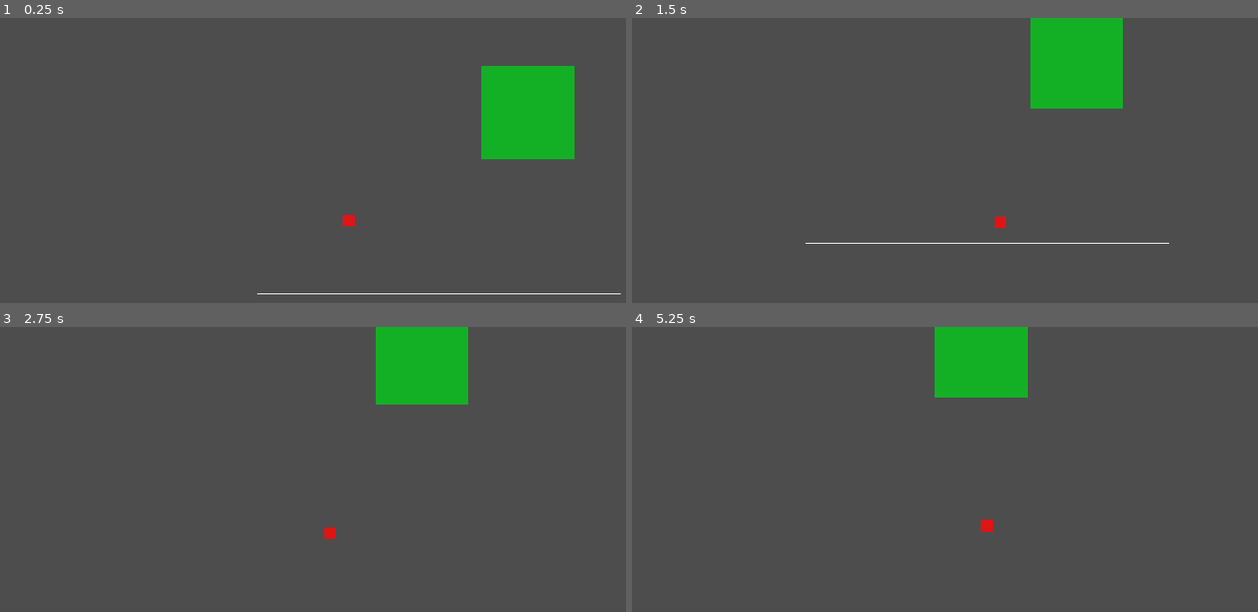
Above: before the commit, frames 1-4 (two rows, left to right).
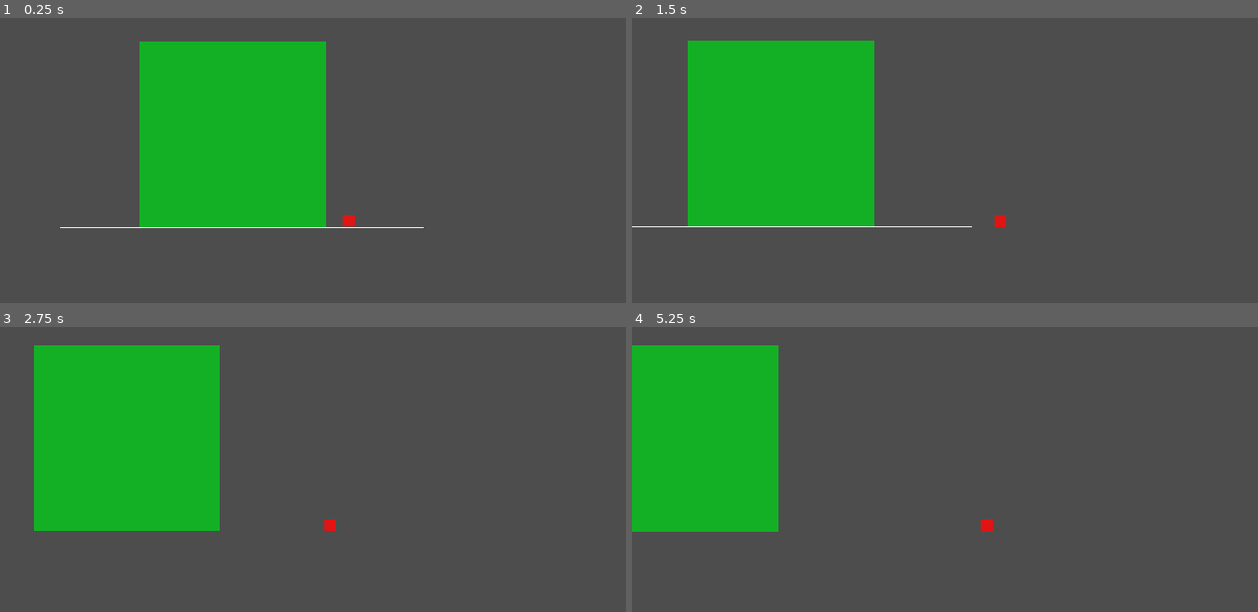
Above: after the commit, the same moments.

Repository: HampusHauffman/gamejam2024
Game: Godot game, scene res://scene/main.tscn
The game is run twice, just before and just after one commit, with the same random seed, the same clock (stepped at 60 frames per second) and the same inputs.
Inputs (mouse positions are in pixels of both pictures, inside the frame that each line leads up to):
- Up to frame 1 (0.25 s): no input
- Up to frame 2 (1.5 s): tap Enter (ui_accept) at 0.5, 0.77, 1.07 s; move the mouse to (1132, 194) at 0.52 s; hold E (zoom_in, bound only after the commit) 0.53-1.28 s; hold Right (ui_right) from 0.53 s (still down); click (1132, 194) at 0.67 s; tap Q (zoom_out, bound only after the commit) at 0.8, 1.35 s; move the mouse to (838, 234) at 1.27 s
- Up to frame 3 (2.75 s): tap Enter (ui_accept) at 1.52, 1.55, 1.82, 2.1 s; move the mouse to (419, 438) at 2.02 s; release Right (ui_right) at 2.03 s; hold Left (ui_left) from 2.03 s (still down); hold E (zoom_in, bound only after the commit) from 2.03 s (still down)
- Up to frame 4 (5.25 s): move the mouse to (945, 600) at 2.77 s; release Left (ui_left) at 2.78 s; release E (zoom_in, bound only after the commit) at 2.78 s; hold Right (ui_right) 2.78-4.28 s; tap E (zoom_in, bound only after the commit) at 2.85, 4.55 s; click (945, 600) at 2.92 s; tap Enter (ui_accept) at 3.02, 3.32, 3.77, 3.8, 4.07, 4.52, 4.82 s; tap Q (zoom_out, bound only after the commit) at 3.05 s; move the mouse to (1189, 580) at 3.52 s; hold Q (zoom_out, bound only after the commit) 3.53-4.28 s; move the mouse to (769, 463) at 4.27 s; hold Left (ui_left) 4.28-5.03 s; tap F at 4.35 s; move the mouse to (1013, 523) at 5.02 s; hold Right (ui_right) from 5.03 s (still down); hold E (zoom_in, bound only after the commit) from 5.03 s (still down); click (1013, 523) at 5.17 s

The runs differ from the first frame. In frame 1, 25% of the frame differs, in the area x 9-100%, y 8-97%; in frame 2, 24%; in frame 3, 23%; in frame 4, 19%.

Commit message:
update movement

Diff:
--- a/project.godot
+++ b/project.godot
@@ -30,3 +30,36 @@
 window/size/viewport_width=1920
 window/size/viewport_height=1080
 window/stretch/mode="canvas_items"
+
+[editor_plugins]
+
+enabled=PackedStringArray("res://addons/godot-vim/plugin.cfg")
+
+[input]
+
+left={
+"deadzone": 0.5,
+"events": [Object(InputEventKey,"resource_local_to_scene":false,"resource_name":"","device":-1,"window_id":0,"alt_pressed":false,"shift_pressed":false,"ctrl_pressed":false,"meta_pressed":false,"pressed":false,"keycode":0,"physical_keycode":65,"key_label":0,"unicode":97,"location":0,"echo":false,"script":null)
+]
+}
+right={
+"deadzone": 0.5,
+"events": [Object(InputEventKey,"resource_local_to_scene":false,"resource_name":"","device":-1,"window_id":0,"alt_pressed":false,"shift_pressed":false,"ctrl_pressed":false,"meta_pressed":false,"pressed":false,"keycode":0,"physical_keycode":68,"key_label":0,"unicode":100,"location":0,"echo":false,"script":null)
+]
+}
+jump={
+"deadzone": 0.5,
+"events": [Object(InputEventKey,"resource_local_to_scene":false,"resource_name":"","device":-1,"window_id":0,"alt_pressed":false,"shift_pressed":false,"ctrl_pressed":false,"meta_pressed":false,"pressed":false,"keycode":0,"physical_keycode":87,"key_label":0,"unicode":119,"location":0,"echo":false,"script":null)
+, Object(InputEventKey,"resource_local_to_scene":false,"resource_name":"","device":-1,"window_id":0,"alt_pressed":false,"shift_pressed":false,"ctrl_pressed":false,"meta_pressed":false,"pressed":false,"keycode":0,"physical_keycode":32,"key_label":0,"unicode":32,"location":0,"echo":false,"script":null)
+]
+}
+zoom_out={
+"deadzone": 0.5,
+"events": [Object(InputEventKey,"resource_local_to_scene":false,"resource_name":"","device":-1,"window_id":0,"alt_pressed":false,"shift_pressed":false,"ctrl_pressed":false,"meta_pressed":false,"pressed":false,"keycode":0,"physical_keycode":81,"key_label":0,"unicode":113,"location":0,"echo":false,"script":null)
+]
+}
+zoom_in={
+"deadzone": 0.5,
+"events": [Object(InputEventKey,"resource_local_to_scene":false,"resource_name":"","device":-1,"window_id":0,"alt_pressed":false,"shift_pressed":false,"ctrl_pressed":false,"meta_pressed":false,"pressed":false,"keycode":0,"physical_keycode":69,"key_label":0,"unicode":101,"location":0,"echo":false,"script":null)
+]
+}
--- a/scene/big_player.tscn
+++ b/scene/big_player.tscn
@@ -10,9 +10,11 @@
 metadata/_edit_group_ = true
 
 [node name="Sprite2D" type="Sprite2D" parent="." index="0"]
+scale = Vector2(2, 2)
 texture = ExtResource("2_kcdo1")
 
 [node name="CollisionShape2D" type="CollisionShape2D" parent="." index="1"]
+scale = Vector2(2, 2)
 shape = SubResource("RectangleShape2D_28pq6")
 
 [node name="PlayerNumber" parent="." index="2"]
--- a/scene/main.tscn
+++ b/scene/main.tscn
@@ -11,12 +11,15 @@
 [node name="Node2D" type="Node2D"]
 
 [node name="GameManager" type="Node" parent="."]
+unique_name_in_owner = true
 script = ExtResource("1_mcltt")
 
-[node name="BasePlayer" parent="." instance=ExtResource("2_d2l3j")]
-position = Vector2(245, -498)
+[node name="big_player" parent="." instance=ExtResource("2_d2l3j")]
+position = Vector2(-25, 26)
 
 [node name="StaticBody2D" type="StaticBody2D" parent="."]
+position = Vector2(0, 288)
+metadata/_edit_group_ = true
 
 [node name="CollisionShape2D" type="CollisionShape2D" parent="StaticBody2D"]
 shape = SubResource("WorldBoundaryShape2D_jql5x")
@@ -26,7 +29,8 @@
 texture = SubResource("CanvasTexture_u4e3h")
 
 [node name="small_player_1" parent="." instance=ExtResource("1_ksvjd")]
-position = Vector2(-249, -229)
+position = Vector2(294, 241)
+metadata/_edit_group_ = true
 
 [node name="Camera2D" type="Camera2D" parent="small_player_1"]
 process_callback = 0
--- /dev/null
+++ b/scene/shape.tscn
@@ -0,0 +1,5 @@
+[gd_scene format=3 uid="uid://cuee5ilscb7g0"]
+
+[node name="Shape" type="RigidBody2D"]
+
+[node name="CollisionShape2D" type="CollisionShape2D" parent="."]
--- a/script/base_player.gd
+++ b/script/base_player.gd
@@ -8,25 +8,24 @@
 
 
 func _physics_process(delta: float) -> void:
-    if player_number == current_player_number:
-        move(delta)
+	if player_number == current_player_number:
+		handle_input(delta)
+
+	# Add the gravity.
+	if not is_on_floor():
+		velocity += get_gravity() * delta
+	move_and_slide()
 
 
-func move(delta: float) -> void:
-    # Add the gravity.
-    if not is_on_floor():
-        velocity += get_gravity() * delta
+func handle_input(delta: float) -> void:
+	# Handle jump.
+	if Input.is_action_just_pressed("ui_accept") and is_on_floor():
+		velocity.y = JUMP_VELOCITY
 
-    # Handle jump.
-    if Input.is_action_just_pressed("ui_accept") and is_on_floor():
-        velocity.y = JUMP_VELOCITY
-
-    # Get the input direction and handle the movement/deceleration.
-    # As good practice, you should replace UI actions with custom gameplay actions.
-    var direction := Input.get_axis("ui_left", "ui_right")
-    if direction:
-        velocity.x = direction * SPEED
-    else:
-        velocity.x = move_toward(velocity.x, 0, SPEED)
-
-    move_and_slide()
+	# Get the input direction and handle the movement/deceleration.
+	# As good practice, you should replace UI actions with custom gameplay actions.
+	var direction := Input.get_axis("ui_left", "ui_right")
+	if direction:
+		velocity.x = direction * SPEED
+	else:
+		velocity.x = move_toward(velocity.x, 0, SPEED)
--- a/script/game_manager.gd
+++ b/script/game_manager.gd
@@ -1,8 +1,6 @@
 extends Node
 
 
-
-var active_player : CharacterBody2D
 # Called when the node enters the scene tree for the first time.
 func _ready() -> void:
 	pass # Replace with function body.
@@ -11,3 +9,12 @@
 # Called every frame. 'delta' is the elapsed time since the previous frame.
 func _process(delta: float) -> void:
 	pass
+
+func _input(event: InputEvent) -> void:
+	if event.is_action_pressed("zoom_out"):
+		PlayerNumber.current_player += 1
+		print(PlayerNumber.current_player)
+		print("zoom out!!!")
+	if event.is_action_pressed("zoom_in"):
+		PlayerNumber.current_player -= 1
+		print("zoom in!!!")
--- a/script/player_number.gd
+++ b/script/player_number.gd
@@ -8,7 +8,6 @@
 func _ready() -> void:
 	pass # Replace with function body.
 
-
 # Called every frame. 'delta' is the elapsed time since the previous frame.
 func _process(delta: float) -> void:
 	pass
Not shown, added: addons/godot-vim/godot-vim.gd
Not shown, added: addons/godot-vim/icon.svg
Not shown, added: addons/godot-vim/icon.svg.import
Not shown, added: addons/godot-vim/plugin.cfg
